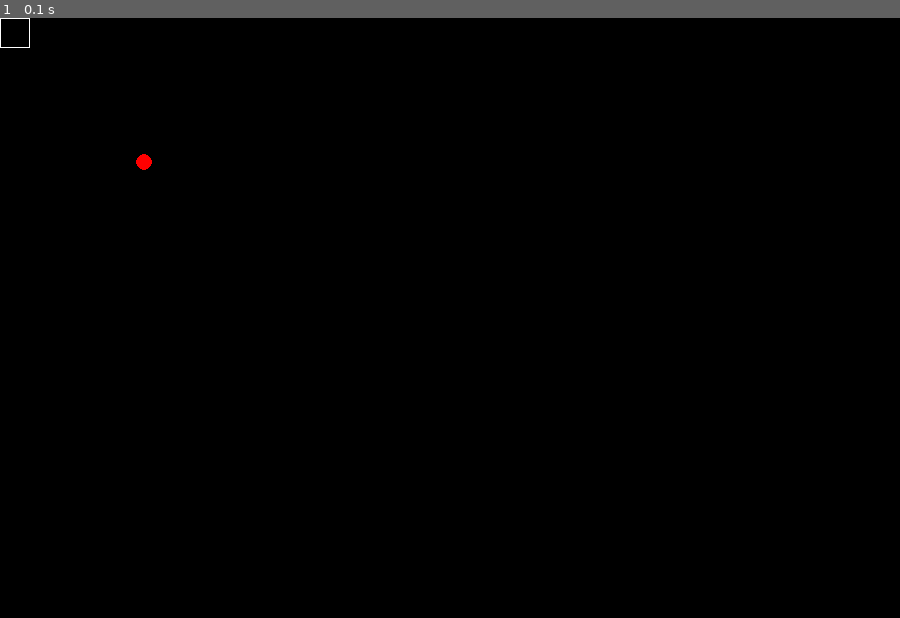
Above: before the commit, frame 1.
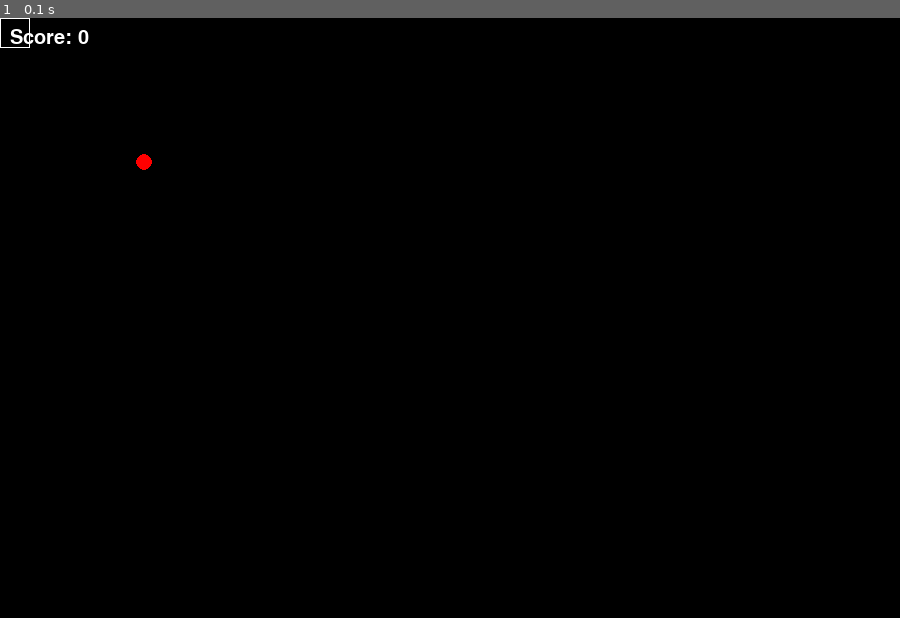
Above: after the commit, the same moment.

Repository: FoRVaiS/3522-assignment-1
Game: pygame game, started from src/cli.py
Same seed, same stepped clock (60 frames per second), same inputs: the game is played once before the commit and once after it.
Inputs:
- Up to frame 1 (0.1 s): no input

The runs differ from the first frame. In frame 1, 0.1% of the frame differs, in the area x 1-10%, y 1-5%.

Commit message:
feat(ui): create ui to display score and game-over screen

Diff:
--- a/src/EventSystem.py
+++ b/src/EventSystem.py
@@ -26,3 +26,4 @@
 
     def on_eat_snake(self, snake) -> None:
         self.world.get_game_objects().clear()
+        self.state.set_state("status", "game-over")
--- a/src/Game.py
+++ b/src/Game.py
@@ -11,6 +11,7 @@
 from PygameEventManager import PygameEventManager
 from Window import Window
 from World import World
+from UI import UI
 from System import RenderingSystem, KeyboardInputSystem, MovementSystem, AiFollowSystem, CollisionSystem
 from Component import SnakeSpriteComponent, FoodSpriteComponent, TransformComponent, PhysicsBodyComponent, PlayerControllerComponent, AiFollowComponent
 
@@ -43,6 +44,7 @@
         screen = self.window.get_surface()
 
         self.state = GameStateManager()
+        self.ui = UI()
 
         self.world = World(self.state)
         self.pg_event_manager.subscribe(pygame.KEYDOWN, lambda event: self.world.reset() if event.key == pygame.K_r else None)
@@ -79,6 +81,15 @@
         self.follow_system.process(objects)
         self.collisions_system.process(objects)
         self.rendering_system.process(objects)
+
+        surface = self.window.get_surface()
+        game_status = self.state.get_state("status")
+
+        if game_status == "in-game":
+            self.ui.render_score(surface, 10, 10, self.state.get_state("score"))
+        elif game_status == "game-over":
+            self.ui.render_game_over(surface, self.width / 2, self.height / 2)
+
         self.window.update()
 
     def onImmediateUpdate(self) -> None:
--- /dev/null
+++ b/src/UI.py
@@ -0,0 +1,20 @@
+import pygame
+
+
+class UI:
+    def __init__(self) -> None:
+        self.font_header = pygame.font.Font('freesansbold.ttf', 26)
+        self.font_regular = pygame.font.Font('freesansbold.ttf', 20)
+
+    def render_score(self, surface: pygame.Surface, x: int, y: int, score: int) -> None:
+        text = self.font_regular.render(f'Score: {score}', True, (255, 255, 255))
+        textRect = text.get_rect()
+        textRect.x = x
+        textRect.y = y
+        surface.blit(text, textRect)
+
+    def render_game_over(self, surface: pygame.Surface, x: int, y: int) -> None:
+        text = self.font_header.render('Game Over | Press [R] to retry', True, (255, 255, 255))
+        textRect = text.get_rect()
+        textRect.center = (x, y)
+        surface.blit(text, textRect)
--- a/src/World.py
+++ b/src/World.py
@@ -35,6 +35,7 @@
 
     def reset_state(self):
         self.state.set_state("score", 0)
+        self.state.set_state("status", "in-game")
 
     def add_game_object(self, game_object: GameObject) -> None:
         """
